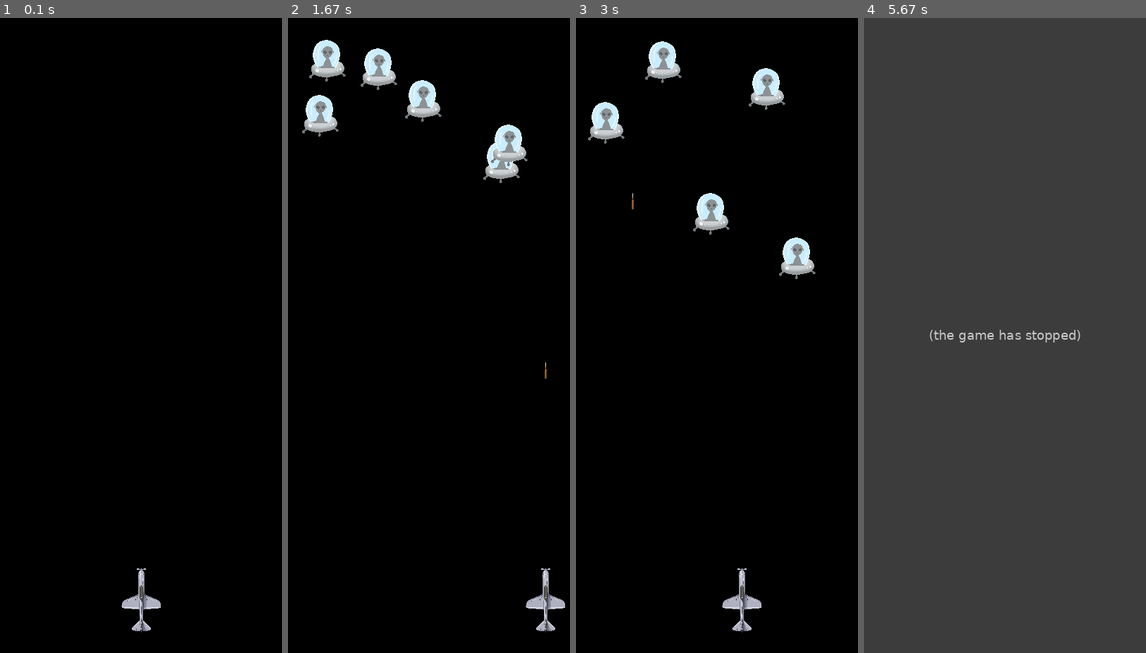
Above: before the commit, frames 1-4 (left to right).
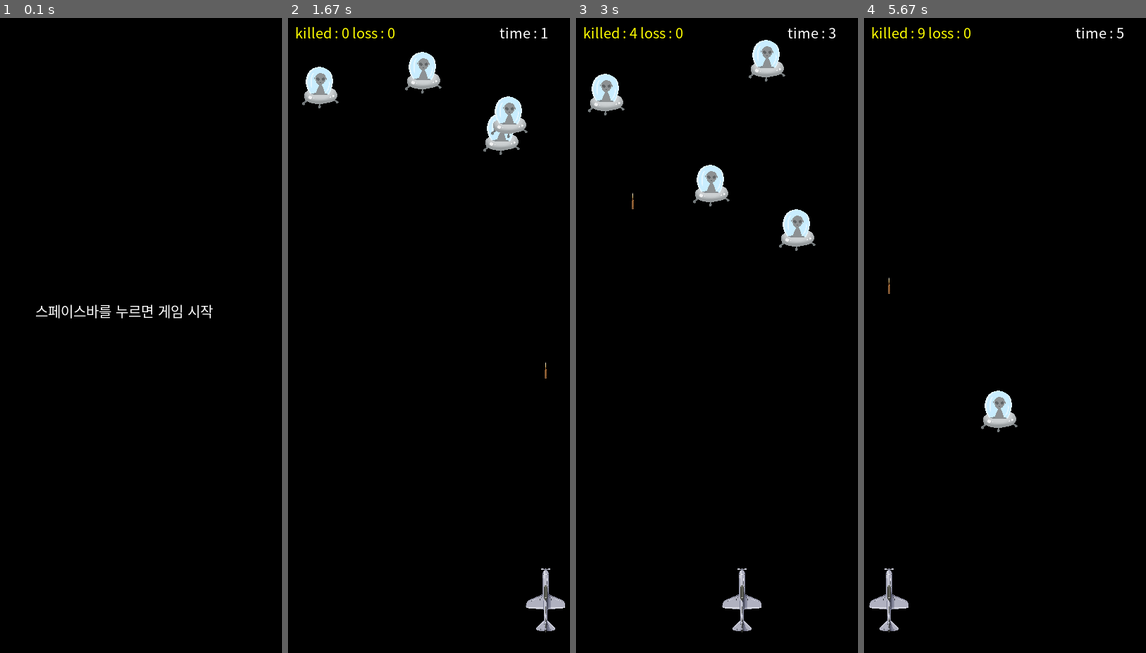
Above: after the commit, the same moments.

Repository: teha008/Pygame
Game: pygame game, started from game.py
The game is run twice, just before and just after one commit, with the same random seed, the same clock (stepped at 60 frames per second) and the same inputs.
Inputs:
- Up to frame 1 (0.1 s): no input
- Up to frame 2 (1.67 s): tap Space at 0.33, 0.73, 1.03, 1.23, 1.53 s; hold Right 0.67-1.13 s; hold Right 1.17-1.63 s
- Up to frame 3 (3 s): hold Left 1.67-2.2 s; tap Space at 1.73, 2.03, 2.3, 2.6, 2.73 s; hold Left 2.23-2.63 s; hold Right from 2.67 s (still down)
- Up to frame 4 (5.67 s): tap Space at 3.03, 3.4, 3.7, 3.9, 4.2, 4.4, 4.7, 4.9, 5.2, 5.47 s; release Right at 3.3 s; hold Left 3.33-3.8 s; hold Right 3.83-4.3 s; hold Right 4.33-4.8 s; hold Left 4.83-5.37 s; hold Left from 5.4 s (still down)

The runs differ from the first frame. In frame 1, 0.9% of the frame differs, in the area x 12-76%, y 45-97%; in frame 2, 4.7%; in frame 3, 4.8%; in frame 4, 100%, in the area x 0-100%, y 0-100%.
Error before the commit: IndexError: list assignment index out of range (game.py line 163); the game stopped at 5.53 s (later frames are placeholders)

Commit message:
게임화면 텍스트 및 충돌 효과음 추가 완료

Diff:
--- a/game.py
+++ b/game.py
@@ -1,6 +1,7 @@
 import pygame
 import random
 import time
+from datetime import datetime
 
 # 1. 게임 초기화
 pygame.init()
@@ -38,13 +39,20 @@
 
 
 def 충돌하면(입력값A, 입렵값b):
+
     if (입력값A.x - 입렵값b.sx <= 입렵값b.x) and (입렵값b.x <= 입력값A.x + 입력값A.sx):
         if (입력값A.y - 입렵값b.sy <= 입렵값b.y) and (입렵값b.y <= 입력값A.y + 입력값A.sy):
+            충돌효과음()
             return True
         else:
             return False
     else:
         return False
+
+
+def 충돌효과음():
+    pygame.mixer.music.load("./sound/crashAlien.mp3")
+    pygame.mixer.music.play(0)
 
 
 # 전투기 만들기
@@ -67,7 +75,26 @@
 흰색 = (255, 255, 255)
 증가값 = 0
 
+게임종료 = 0
+외계인죽인횟수 = 0
+외계인놓친횟수 = 0
+
+# 4-0. 게임 시작 대기 화면
+멈춤 = 0
+while 멈춤 == 0:
+    게임시간.tick(60)
+    for event in pygame.event.get():
+        if event.type == pygame.KEYDOWN:
+            if event.key == pygame.K_SPACE:
+                멈춤 = 1
+    게임화면.fill(검정색)
+    게임화면글꼴 = pygame.font.Font("C:/Windows/Fonts/GULIM.TTC", 20)
+    시작텍스트 = 게임화면글꼴.render("스페이스바를 누르면 게임 시작", True, (255, 255, 255))
+    게임화면.blit(시작텍스트, (50, round(게임화면크기[1] / 2 - 50)))
+    pygame.display.flip()
+
 # 4. 메인 이벤트
+시작시간 = datetime.now()
 멈춤 = 0
 while 멈춤 == 0:
 
@@ -95,6 +122,9 @@
                 스페이스바 = False
 
     # 4-3. 입력 시간에 따른 변화
+    현재시간 = datetime.now()
+    시간차 = round((현재시간 - 시작시간).total_seconds())
+
     if 왼쪽이동 == True:
         전투기.x -= 전투기.move
         if 전투기.x <= 0:
@@ -117,13 +147,14 @@
 
     증가값 += 1
     제거목록 = []
-    for i in range(len(총알목록)):
-        총알수 = 총알목록[i]
+    for i번 in range(len(총알목록)):
+        총알수 = 총알목록[i번]
         총알수.y -= 총알수.move
         if 총알수.y <= -총알수.sy:
-            제거목록.append(i)
-    for d in 제거목록:
-        del 총알목록[d]
+            제거목록.append(i번)
+    제거목록.reverse()
+    for d번 in 제거목록:
+        del 총알목록[d번]
 
     if random.random() > 0.98:
         # 외계인 만들기
@@ -137,13 +168,15 @@
         ###############################################################
 
     제거목록 = []
-    for i in range(len(외계인목록)):
-        외계인수 = 외계인목록[i]
+    for i번 in range(len(외계인목록)):
+        외계인수 = 외계인목록[i번]
         외계인수.y += 외계인수.move
         if 외계인수.y >= 게임화면크기[1]:
-            제거목록.append(i)
-    for d in 제거목록:
-        del 외계인목록[d]
+            제거목록.append(i번)
+    제거목록.reverse()
+    for d번 in 제거목록:
+        del 외계인목록[d번]
+        외계인놓친횟수 += 1
 
     제거된총알목록 = []
     제거된외계인목록 = []
@@ -157,16 +190,23 @@
     제거된총알목록 = list(set(제거된총알목록))
     제거된외계인목록 = list(set(제거된외계인목록))
 
-    for 총알제거 in 제거된총알목록:
-        del 총알목록[총알제거]
-    for 외계인제거 in 제거된외계인목록:
-        del 외계인목록[외계인제거]
+    제거된총알목록.reverse()
+    제거된외계인목록.reverse()
+
+    try:
+        for 총알제거 in 제거된총알목록:
+            del 총알목록[총알제거]
+        for 외계인제거 in 제거된외계인목록:
+            del 외계인목록[외계인제거]
+            외계인죽인횟수 += 1
+    except:
+        pass
 
     for i in range(len(외계인목록)):
         외계인한명 = 외계인목록[i]
         if 충돌하면(외계인한명, 전투기) == True:
             멈춤 = 1
-            time.sleep(1)
+            게임종료 = 1
 
     # 4-4. 그리기
     게임화면.fill(검정색)
@@ -175,8 +215,28 @@
         총알하나.show()
     for 외계인하나 in 외계인목록:
         외계인하나.show()
+
+    게임화면글꼴 = pygame.font.Font("C:/Windows/Fonts/GULIM.TTC", 20)
+    킬텍스트 = 게임화면글꼴.render(
+        "killed : {} loss : {}".format(외계인죽인횟수, 외계인놓친횟수), True, (255, 255, 0)
+    )
+    게임화면.blit(킬텍스트, (10, 5))
+
+    시간텍스트 = 게임화면글꼴.render("time : {}".format(시간차), True, (255, 255, 255))
+    게임화면.blit(시간텍스트, (게임화면크기[0] - 100, 5))
     # 4-5. 업데이트
     pygame.display.flip()
 
 # 5. 게임 종료
+while 게임종료 == 1:
+    게임시간.tick(60)
+    for event in pygame.event.get():
+        if event.type == pygame.QUIT:
+            게임종료 = 1
+
+    게임화면글꼴 = pygame.font.Font("C:/Windows/Fonts/GULIM.TTC", 40)
+    종료텍스트 = 게임화면글꼴.render("게임 종료", True, (255, 0, 0))
+    게임화면.blit(종료텍스트, (110, round(게임화면크기[1] / 2 - 50)))
+    pygame.display.flip()
+
 pygame.quit
Not shown, added: sound/backgroundBattleSound.mp3
Not shown, added: sound/crashAlien.mp3
